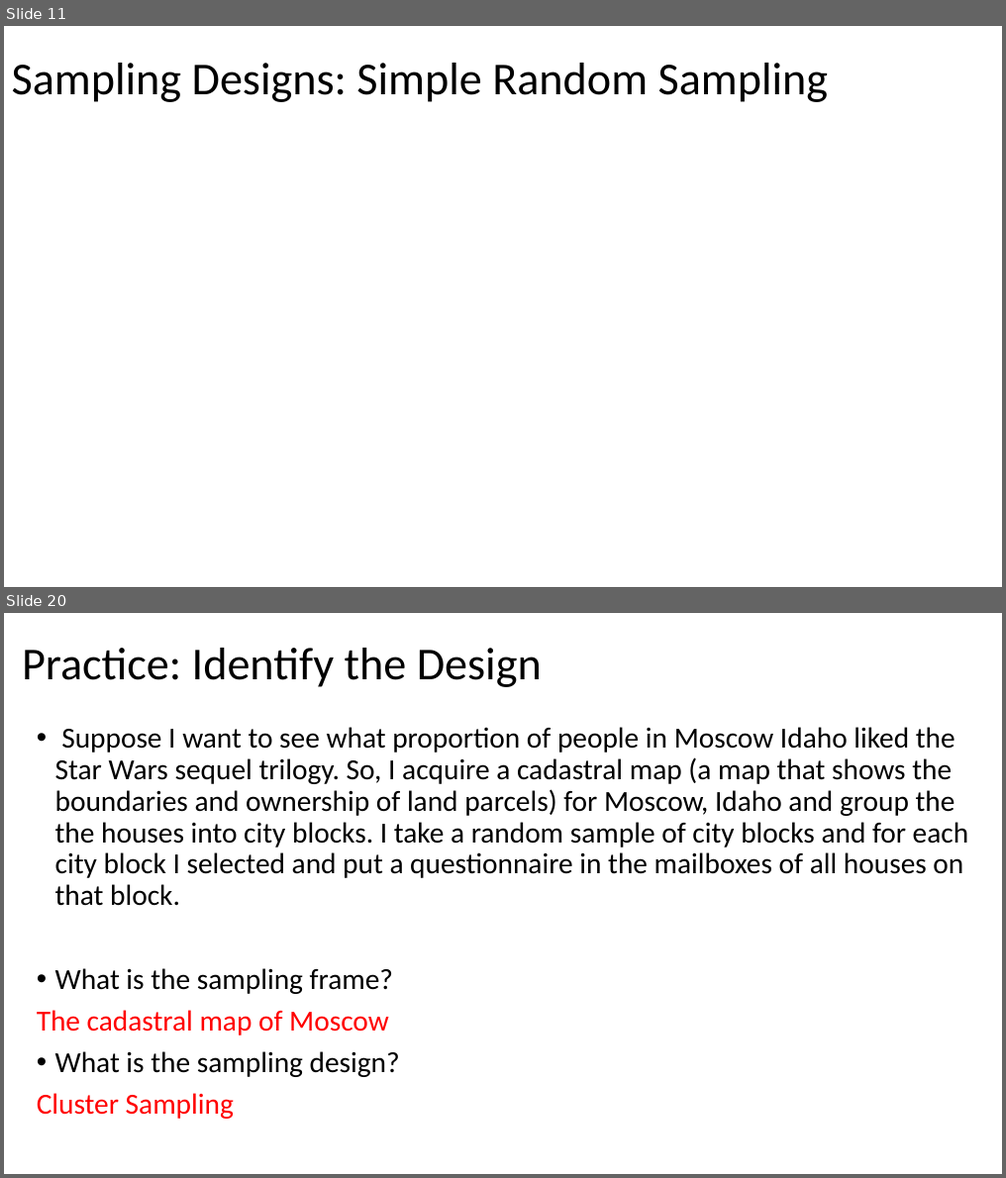
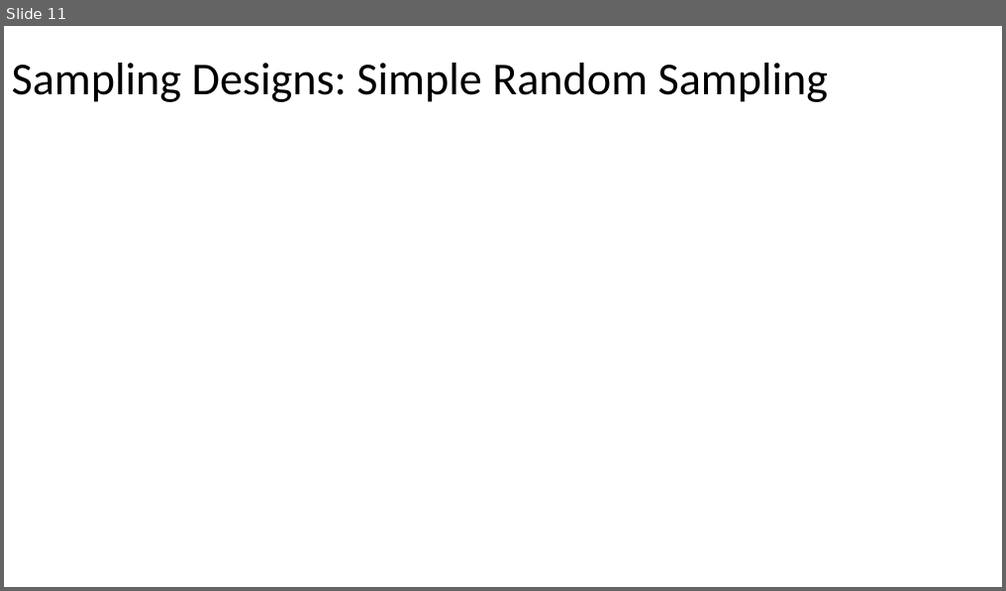
Before and after one commit to Jarred6068/UI_STAT251-03_Spring_2024, a slide deck: docs/lecture_slides/Week 5/Week5_Lecture9_Slides_2_9_2024.pptx. Shown one above the other, each under a label of ours: slides 11 and 20 before the commit, slide 11 after it; the slides between them are not shown. The pictures are 1006x1178 and 1006x591 pixels, drawn with LibreOffice and Linux fonts; fonts in the diff are those of the drawing; grey boxes stand for pictures. Boxes give left, top, right and bottom in pixels: in the first picture for what was removed or moved away, otherwise in the second. Text is boxed around its words. In the diff, an @@ line names an element or a change of style, - is before the commit and + after.

```diff
--- a/docs/lecture_slides/Week 5/Week5_Lecture9_Slides_2_9_2024.pptx
+++ b/docs/lecture_slides/Week 5/Week5_Lecture9_Slides_2_9_2024.pptx
@@ slide 20 removed at (x1=4, y1=613, x2=1002, y2=1174), background #FFFFFF @@
@@ title removed at (x1=22, y1=648, x2=542, y2=687) @@
-Practice: Identify the Design
@@ text removed at (x1=37, y1=727, x2=969, y2=1119) @@
-• Suppose I want to see what proportion of people in Moscow Idaho liked the Star Wars sequel trilogy. So, I acquire a cadastral map (a map that shows the boundaries and ownership of land parcels) for Moscow, Idaho and group the the houses into city blocks. I take a random sample of city blocks and for each city block I selected and put a questionnaire in the mailboxes of all houses on that block.
-• What is the sampling frame?
-The cadastral map of Moscow
-• What is the sampling design?
-Cluster Sampling
```
Also in this commit, not shown: 8 other slides removed, 1 other file.
